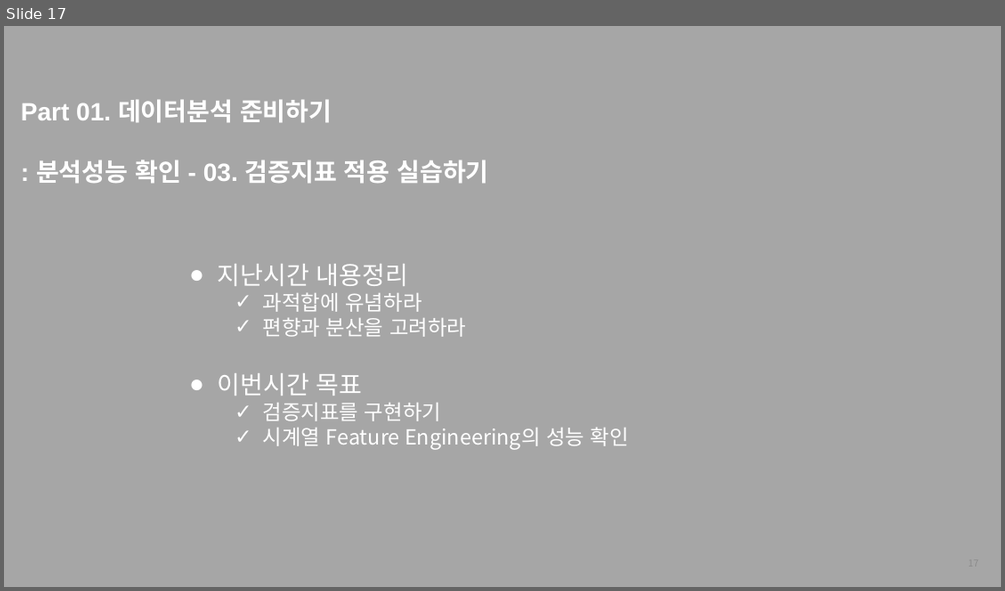
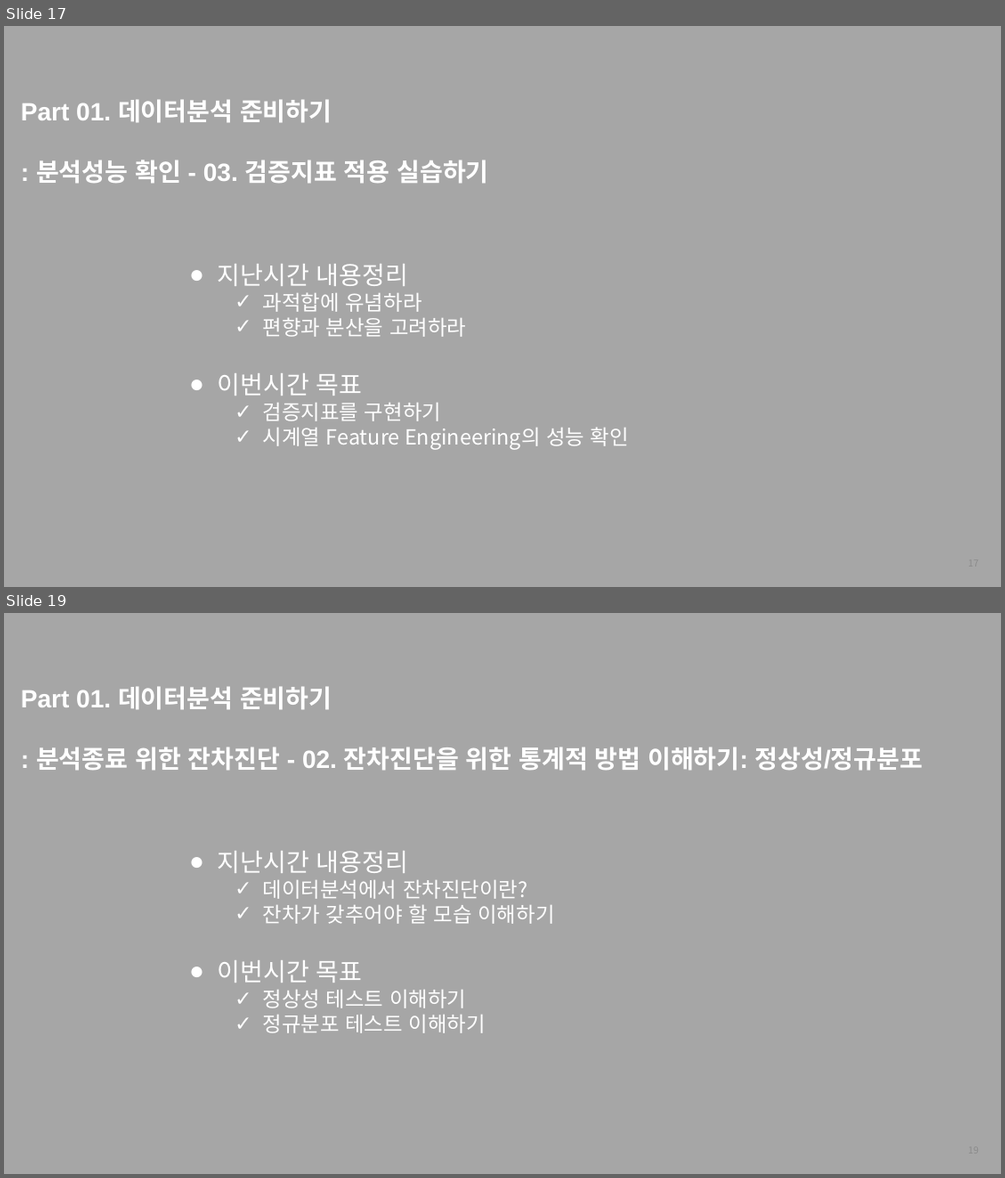
Before and after one commit to thekimk/All-About-Time-Series-Analysis, a slide deck: [FastCampus] 커리큘럼_김경원박사.pptx. Shown one above the other, each under a label of ours: slide 17 before the commit, slides 17 and 19 after it; the slides between them are not shown. The pictures are 1005x591 and 1005x1178 pixels, drawn with LibreOffice and Linux fonts; fonts in the diff are those of the drawing; background and template pictures are left out. Boxes give left, top, right and bottom in pixels: in the first picture for what was removed or moved away, otherwise in the second. Text is boxed around its words. In the diff, an @@ line names an element or a change of style, - is before the commit and + after.

```diff
--- a/[FastCampus] 커리큘럼_김경원박사.pptx
+++ b/[FastCampus] 커리큘럼_김경원박사.pptx
@@ slide 19 added at (4,613,1001,1174), background #A6A6A6 @@
@@ text added at (21,686,923,771), 24 pt, text #FFFFFF, bold @@
+Part 01. 데이터분석 준비하기
+: 분석종료 위한 잔차진단 - 02. 잔차진단을 위한 통계적 방법 이해하기: 정상성/정규분포
@@ text added at (218,851,554,1033), 20 pt, text #FFFFFF @@
+● 지난시간 내용정리
+  ✓ 데이터분석에서 잔차진단이란?
+  ✓ 잔차가 갖추어야 할 모습 이해하기
+● 이번시간 목표
+  ✓ 정상성 테스트 이해하기
+  ✓ 정규분포 테스트 이해하기
@@ page number added at (755,1135,987,1166), 9 pt, text #8C8C8C @@
+19
```
Also in this commit, not shown: 1 slide changed, 59 other slides added, 52 other files.
